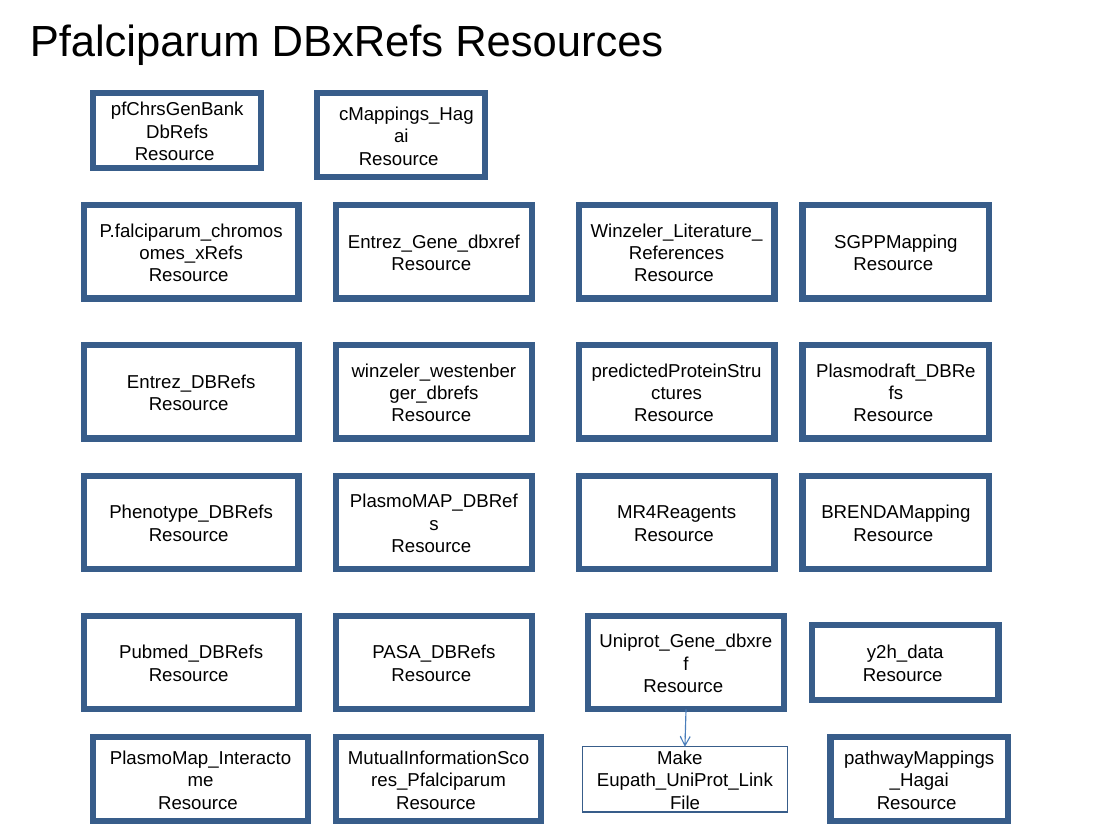
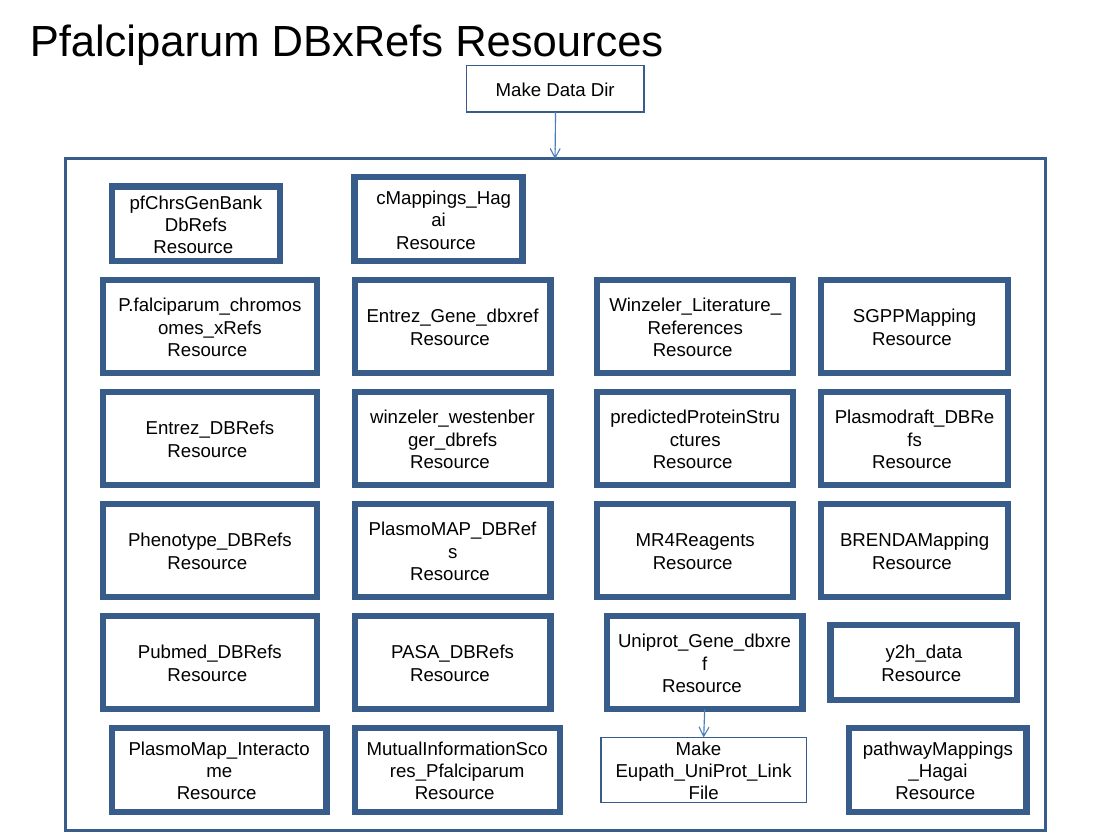
Before and after one commit to VEuPathDB/ApiCommonWorkflow, a slide deck: slide 18 of Main/doc/IntegratedWorkflow.ppt. Drawn at 1120x840 pixels with LibreOffice and Linux fonts; fonts in the diff are those of the drawing. Boxes give left, top, right and bottom in pixels: in the first picture for what was removed or moved away, otherwise in the second. Text is boxed around its words. In the diff, an @@ line names an element or a change of style, - is before the commit and + after.

```diff
--- a/Main/doc/IntegratedWorkflow.ppt
+++ b/Main/doc/IntegratedWorkflow.ppt
@@ rectangle added at box(467, 65, 644, 112), outline #385D8A 0.99 pt, 12 pt, text #000000 @@
+Make Data Dir
@@ arrow added from (556, 112) to (556, 159), #4A7EBB 0.74 pt @@
@@ rectangle added at box(65, 159, 1045, 831), outline #385D8A 2.01 pt @@
@@ rectangle "ecMappings_Hagai": place and size @@
-rectangle "ecMappings_Hagai" at box(317, 93, 485, 177)
+rectangle "ecMappings_Hagai" at box(355, 177, 523, 261)
@@ rectangle "pfChrsGenBankDbRefs": place and size @@
-rectangle "pfChrsGenBankDbRefs" at box(93, 93, 261, 168)
+rectangle "pfChrsGenBankDbRefs" at box(112, 187, 280, 262)
@@ 4 rectangles: place and size @@
-4 rectangles at box(84, 205, 990, 298)
+4 rectangles at box(103, 280, 1008, 373)
@@ 4 rectangles: place and size @@
-4 rectangles at box(84, 345, 990, 438)
+4 rectangles at box(103, 392, 1008, 485)
@@ 4 rectangles: place and size @@
-4 rectangles at box(84, 476, 990, 569)
+4 rectangles at box(103, 504, 1008, 597)
@@ 4 rectangles: place and size @@
-4 rectangles at box(84, 616, 999, 709)
+4 rectangles at box(103, 616, 1018, 709)
@@ arrow moved from (687, 709) - (685, 747) to (704, 709) - (703, 737) @@
@@ 4 rectangles: place and size @@
-4 rectangles at box(93, 737, 1008, 821)
+4 rectangles at box(112, 728, 1026, 812)
```
Also in this commit, not shown: 33 other slides changed.
